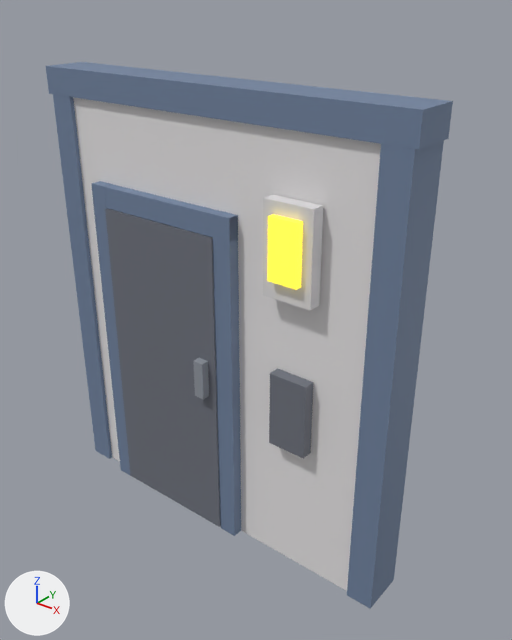
Two versions of the Blender file models/objects/01_wall_door.blend, one commit apart.
One viewpoint serves both versions: a camera (50 mm lens) standing at (2.56, -2.87, 3.29) and looking at (0.2, 0.08, 1.46). Lighting does not change. The marker at lower left points along +X, +Y and +Z. The older version comes first.

Names of what the first picture shows: 'part_1.001', 'part_10', 'part_11', 'part_12', 'part_2', 'part_4', 'part_5', 'part_6', 'part_7', 'part_8', 'part_9' and 1 more.
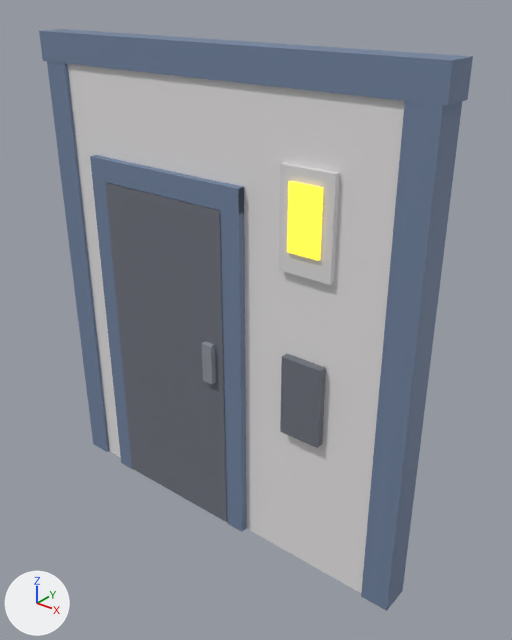
What differs and where, as boxes (x1, y1, x2, y2) in the pictures (512 x 640 px):
'part_1.001', moved
    before: (73, 97, 381, 591)
    after: (67, 64, 405, 593)
'part_10', moved
    before: (46, 62, 453, 149)
    after: (39, 29, 473, 106)
'part_12', moved
    before: (347, 140, 444, 609)
    after: (361, 101, 462, 611)
'part_2', moved
    before: (105, 208, 221, 527)
    after: (105, 183, 227, 522)
'part_5', moved
    before: (212, 211, 241, 536)
    after: (220, 183, 247, 532)
'part_11', moved
    before: (53, 94, 112, 459)
    after: (47, 62, 110, 452)
'part_8', moved
    before: (263, 195, 324, 311)
    after: (279, 162, 340, 285)
'part_6', moved
    before: (105, 185, 238, 241)
    after: (104, 158, 244, 214)
'part_7', moved
    before: (269, 368, 313, 459)
    after: (280, 354, 326, 448)
'part_9', moved
    before: (267, 214, 303, 290)
    after: (287, 181, 323, 261)
'part_4', moved
    before: (91, 181, 131, 476)
    after: (90, 155, 132, 469)

The change, as a list of edits to the scene's bpy script:
```text
Change ob_part_2:
    ob_part_2.parent: ob_world -> ob_world_002
Change ob_part_4:
    ob_part_4.parent: ob_world -> ob_world_002
Change ob_part_5:
    ob_part_5.parent: ob_world -> ob_world_002
Change ob_part_6:
    ob_part_6.parent: ob_world -> ob_world_002
Change ob_part_7:
    ob_part_7.parent: ob_world -> ob_world_002
Change ob_part_8:
    ob_part_8.parent: ob_world -> ob_world_002
    ob_part_8.location: (0.62, -2.05, -0.16) -> (0.62, -2.05, -0.12)
Change ob_part_9:
    ob_part_9.parent: ob_world -> ob_world_002
    ob_part_9.location: (0.62, -2.07, -0.21) -> (0.62, -2.07, -0.155)
Change ob_part_10:
    ob_part_10.parent: ob_world -> ob_world_002
Change ob_part_11:
    ob_part_11.parent: ob_world -> ob_world_002
Change ob_part_12:
    ob_part_12.parent: ob_world -> ob_world_002
Change ob_part_1_001:
    ob_part_1_001.parent: ob_world_001 -> ob_world_004
Add ob_world_004:
    ob_world_004 = bpy.data.objects.new('world.004', None)
    ob_world_004.location = (0.00324, -0.00273, 0.00573)
    ob_world_004.rotation_euler = (-1.571, 0.0, 0.0)  # degrees (-90, 0, 0)
    ob_world_004.scale = (1.07, 1.07, 0.684)
Add ob_world_002:
    ob_world_002 = bpy.data.objects.new('world.002', None)
    ob_world_002.location = (0.00324, -0.00273, 0.00573)
    ob_world_002.rotation_euler = (-1.571, 0.0, 0.0)  # degrees (-90, 0, 0)
    ob_world_002.scale = (1.07, 1.07, 0.684)
```
